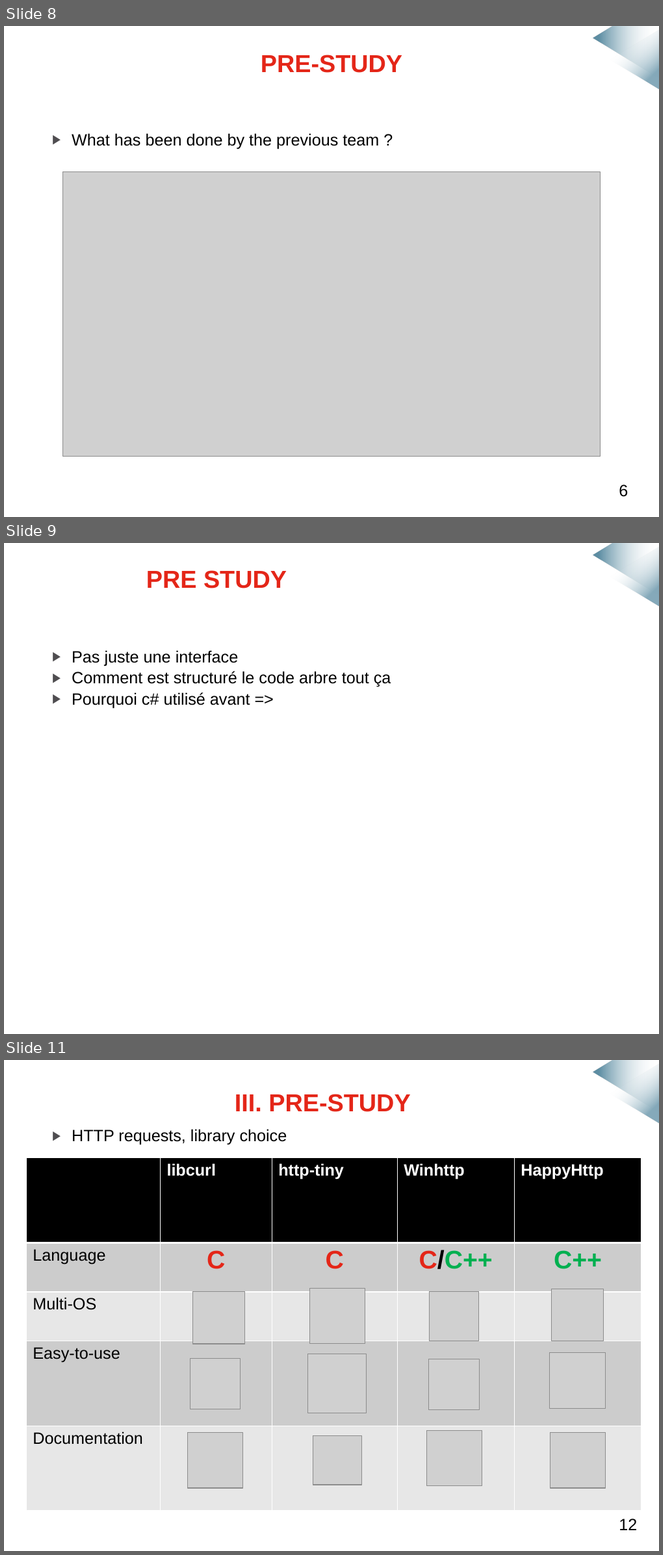
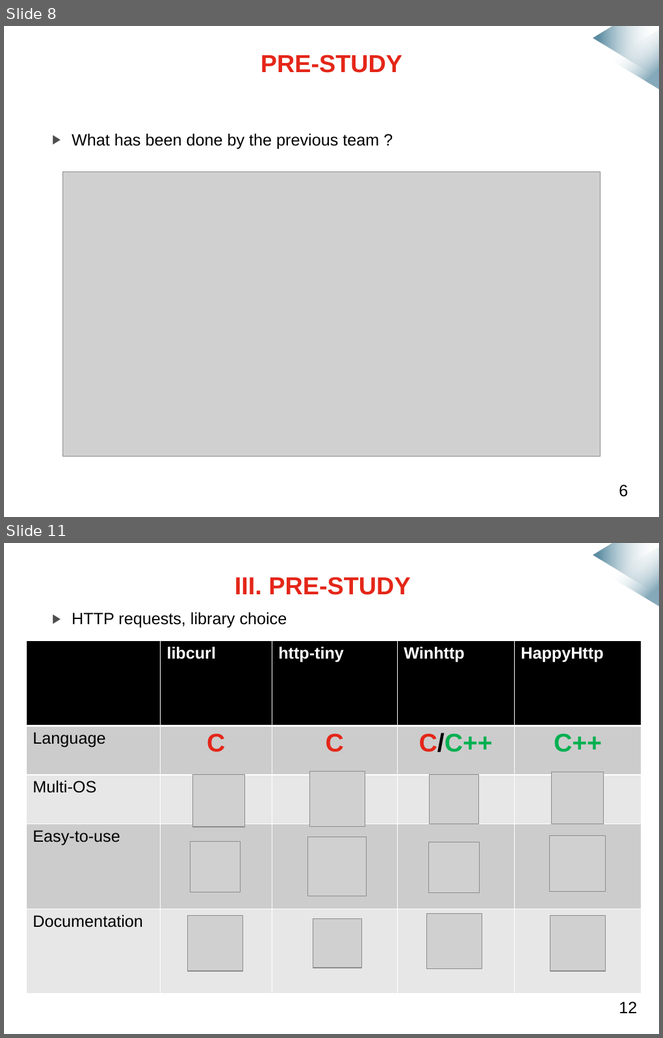
Before and after one commit to mmeven/EP_Domotique_Tablette, a slide deck: Rendu/Diapo_prototype_janvier.pptx. Shown one above the other, each under a label of ours: slides 8, 9 and 11 before the commit, slides 8 and 11 after it; the slides between them are not shown. The pictures are 663x1555 and 663x1038 pixels, drawn with LibreOffice and Linux fonts; fonts in the diff are those of the drawing; grey boxes stand for pictures; background and template pictures are left out. Boxes give left, top, right and bottom in pixels: in the first picture for what was removed or moved away, otherwise in the second. Text is boxed around its words. In the diff, an @@ line names an element or a change of style, - is before the commit and + after.

```diff
--- a/Rendu/Diapo_prototype_janvier.pptx
+++ b/Rendu/Diapo_prototype_janvier.pptx
@@ slide 9 removed at [4, 543, 659, 1034], background #FFFFFF; not listed: 2 template elements that a slide beside it also shows @@
@@ title removed at [146, 570, 287, 589] @@
-PRE STUDY
@@ text removed at [72, 650, 391, 708] @@
-▶ Pas juste une interface
-▶ Comment est structuré le code arbre tout ça
-▶ Pourquoi c# utilisé avant =>
```
Also in this commit, not shown: 8 slides changed, 2 slides added, 1 other slide removed, 4 other files.
